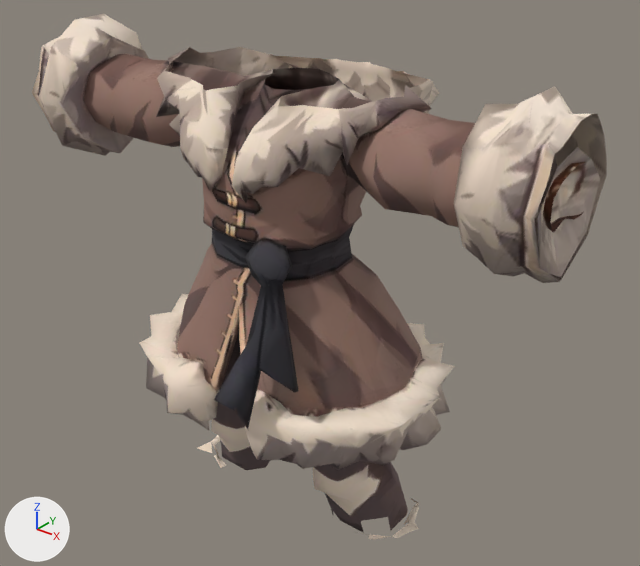
What one commit did to the glTF model public/models/outfits/wolfpelt_coat.glb.
Before and after are seen from a 50 mm camera at (0.68, -0.808, 1.068) aimed at (0.024, 0.011, 0.559). Lighting does not change. The marker at lower left points along +X, +Y and +Z. The picture after the commit comes second. Where no turn or scale is listed for an object, it has been applied to the vertices. Vertices at exactly the same position are counted once.

Names of what the first picture shows: 'wolf_armor'.
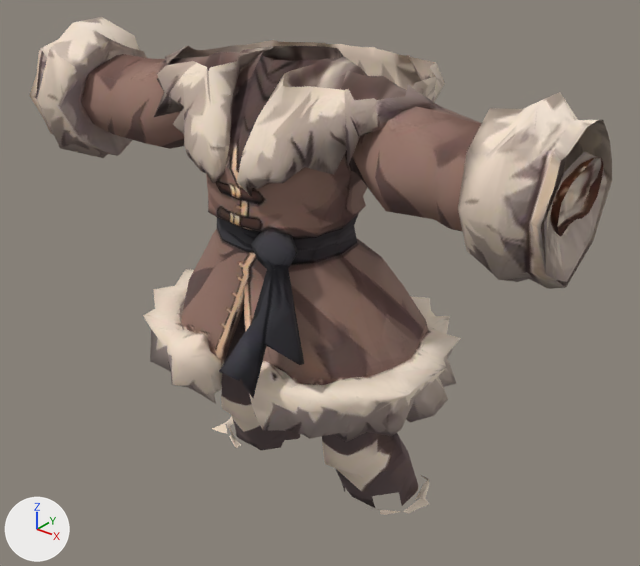
Pixel boxes [x1, y1, x2, y2] of what changed, in the pictures (640 x 566 px; the box of a moved part takes in the faces that stretch with it):
'wolf_armor', reshaped: before [32, 14, 607, 540]; after [29, 17, 612, 515]
part 1 of me_wolf_armor, moved or reshaped: before [214, 240, 299, 429]; after [219, 230, 304, 398]
part 2 of me_wolf_armor, moved or reshaped: before [356, 498, 419, 540]; after [371, 475, 429, 515]
part 3 of me_wolf_armor, moved or reshaped: before [197, 435, 226, 468]; after [212, 417, 241, 448]
part 4 of me_wolf_armor, moved or reshaped: before [32, 14, 607, 533]; after [29, 17, 612, 509]

What the commit changed:
me_wolf_armor is used by ob_wolf_armor; location (0.0, 0.0, 0.0).
me_wolf_armor had 1235 vertices, 2146 faces and spanned x -0.373..0.371, y -0.205..0.167, z 0.229..0.87.
me_wolf_armor now has 1235 vertices, 2146 faces and spans x -0.38..0.38, y -0.194..0.178, z 0.25..0.866.
me_wolf_armor part 1: the loose piece of 31 vertices spanning x 0.025..0.123, y -0.205..-0.102, z 0.475..0.67 is scaled about its middle by (1, 1, 0.859), then moved by (0.0, 0.011, 0.023).
me_wolf_armor part 2: the loose piece of 18 vertices spanning x 0.119..0.19, y -0.041..0.067, z 0.229..0.239 is moved by (-0.003, 0.031, 0.021).
me_wolf_armor part 3: the loose piece of 17 vertices spanning x -0.188..-0.116, y -0.052..0.029, z 0.229..0.238 is moved by (0.003, 0.031, 0.02).
me_wolf_armor part 4: 1169 of 1235 vertices moved; they spanned x -0.373..0.371, y -0.177..0.167, z 0.229..0.87 and now span x -0.38..0.38, y -0.165..0.178, z 0.25..0.866; mean shift (0.0, 0.008, 0.016); largest move (0.024, -0.141, 0.45) -> (0.024, -0.13, 0.49).
